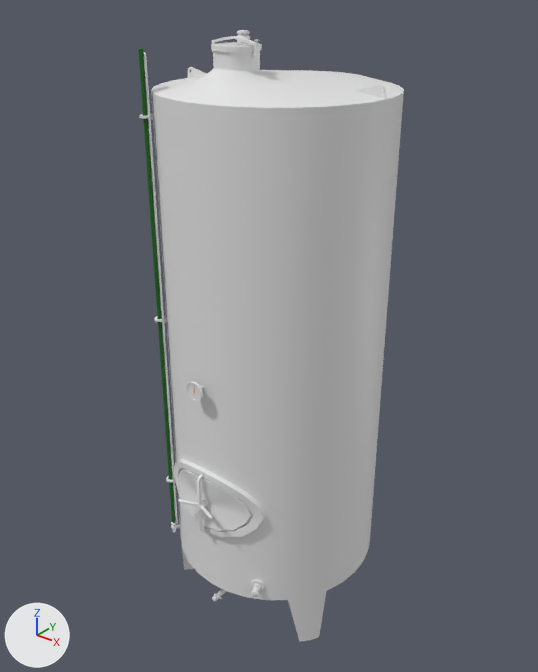
The FBX model Assets/_/Project/Art/Models/3D_BG_StorageTank.fbx as it was, and as the next commit left it.
Both versions are drawn from a 50 mm camera at (4.29, -5.48, 6.54) aimed at (-0.04, -0.07, 3.19). Every picture has the same lights, and +X, +Y and +Z are marked at lower left. The older version comes first. Where no turn or scale is listed for an object, it has been applied to the vertices. Vertices at exactly the same position are counted once.

Objects in the first picture: 'SM_Cuve', 'SM_Jauge'.
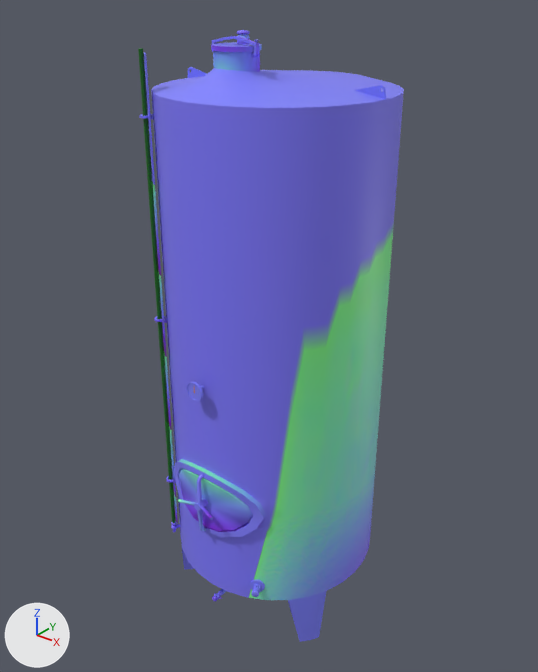
What differs and where, as boxes (x1, y1, x2, y2) in the pictures (538 x 672 px):
'SM_Cuve', surface changed (white to blue): (139, 30, 404, 642) in both

What the commit changed:
Picture 'Trim_Plane_lP_DefaultMaterial_Normal.png' (img_trim_plane_lp_defaultmaterial_normal_png) is new.
In material 'M_Inox' (mat_m_inox), base_color is no longer (0.8, 0.8, 0.8), white #e7e7e7.
In material 'M_Inox' (mat_m_inox), texture is now set to img_trim_plane_lp_defaultmaterial_normal_png.
me_plane_003 is used by ob_sm_cuve; location (0.0, 0.0, 0.0).
me_plane_003 had 1743 vertices, 1829 faces and spanned x -1.12..1.12, y -1.32..1.12, z 0.0..6.13.
me_plane_003 now has 1709 vertices, 1796 faces and spans x -1.12..1.12, y -1.32..1.12, z 0.0..6.13.
me_plane_003 part 1: 1745 kept faces spanning x -1.12..1.12, y -1.32..1.12, z 0.0..6.13 get new texture (UV) coordinates.
Edits to the shape of me_plane_003 do not show in these pictures.
